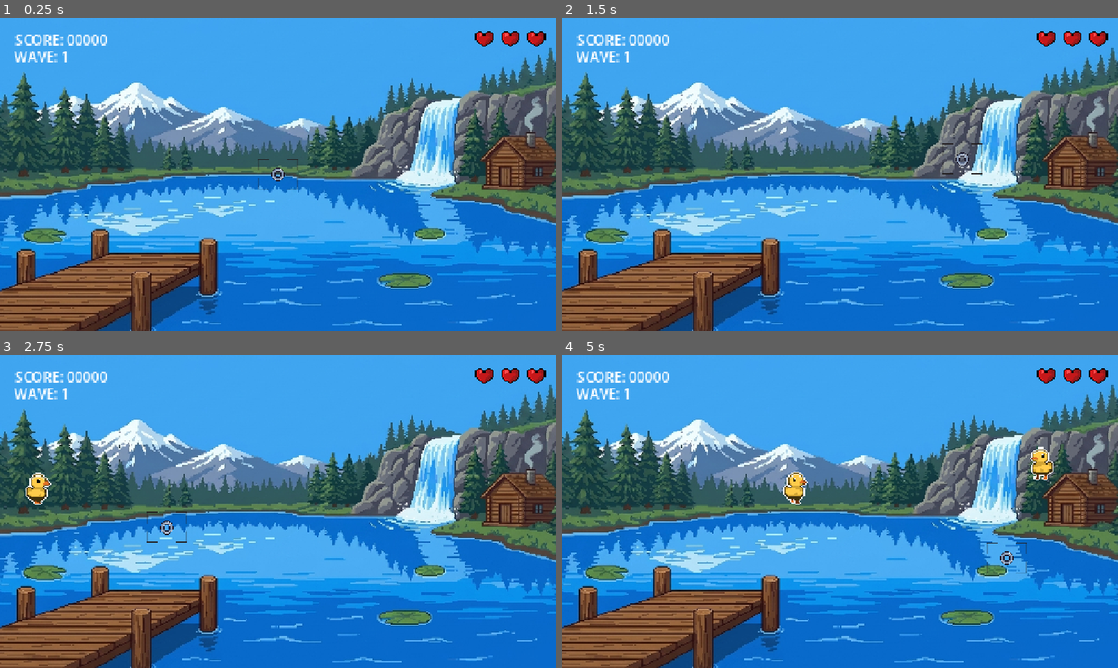
Above: before the commit, frames 1-4 (two rows, left to right).
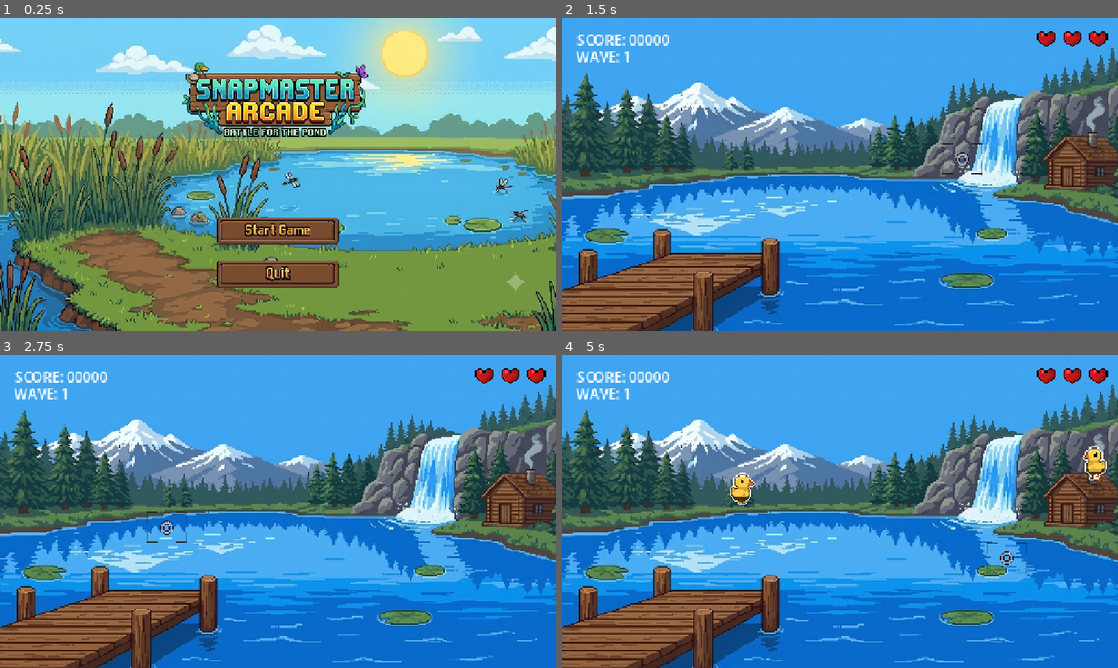
Above: after the commit, the same moments.

Repository: ultra-dot/Snapmaster-Arcade
Game: Godot game, scene res://Scenes/MainMenu.tscn
Same seed, same stepped clock (60 frames per second), same inputs: the game is played once before the commit and once after it. Before the commit the project starts from res://Scenes/Main.tscn.
Inputs (mouse positions are in pixels of both pictures, inside the frame that each line leads up to):
- Up to frame 1 (0.25 s): no input
- Up to frame 2 (1.5 s): click (840, 230) at 0.52 s; tap Enter at 1.25 s; move the mouse to (962, 158) at 1.27 s; press the mouse at (962, 158) at 1.28 s
- Up to frame 3 (2.75 s): tap Space at 2 s; move the mouse to (166, 527) at 2.02 s; release the mouse at (166, 527) at 2.03 s; click (166, 527) at 2.1 s
- Up to frame 4 (5 s): move the mouse to (895, 442) at 2.77 s; press the mouse at (895, 442) at 2.78 s; move the mouse to (812, 574) at 3.52 s; release the mouse at (812, 574) at 3.53 s; click (812, 574) at 3.6 s; move the mouse to (1006, 558) at 4.27 s; press the mouse at (1006, 558) at 4.28 s

The runs differ from the first frame. In frame 1, 95% of the frame differs, in the area x 0-100%, y 0-100%; in frame 2, nothing differs; in frame 3, 0.3%; in frame 4, 1.3%.

Commit message:
main menu

Diff:
--- a/Scenes/Main.tscn
+++ b/Scenes/Main.tscn
@@ -90,6 +90,7 @@
 text = "Play Again"
 
 [node name="EduCard" type="TextureRect" parent="HUD" unique_id=1148050499]
+visible = false
 anchors_preset = 8
 anchor_left = 0.5
 anchor_top = 0.5
--- /dev/null
+++ b/Scenes/MainMenu.tscn
@@ -0,0 +1,62 @@
+[gd_scene load_steps=6 format=3]
+
+[ext_resource type="Script" path="res://scripts/MainMenu.gd" id="1_abc12"]
+[ext_resource type="Texture2D" path="res://assets/background/mainmenu.png" id="2_bg"]
+[ext_resource type="Texture2D" path="res://assets/buttons/startgame_button.png" id="3_start"]
+[ext_resource type="Texture2D" path="res://assets/buttons/quit_button.png" id="4_quit"]
+[ext_resource type="Texture2D" path="res://assets/buttons/logo.png" id="5_logo"]
+
+[node name="MainMenu" type="Control"]
+layout_mode = 3
+anchors_preset = 15
+anchor_right = 1.0
+anchor_bottom = 1.0
+grow_horizontal = 2
+grow_vertical = 2
+script = ExtResource("1_abc12")
+
+[node name="Background" type="TextureRect" parent="."]
+layout_mode = 1
+anchors_preset = 15
+anchor_right = 1.0
+anchor_bottom = 1.0
+grow_horizontal = 2
+grow_vertical = 2
+texture = ExtResource("2_bg")
+expand_mode = 1
+stretch_mode = 6
+
+[node name="Logo" type="TextureRect" parent="."]
+layout_mode = 0
+offset_left = 340.0
+offset_top = 50.0
+offset_right = 940.0
+offset_bottom = 350.0
+texture = ExtResource("5_logo")
+expand_mode = 1
+stretch_mode = 5
+
+[node name="PlayButton" type="TextureButton" parent="."]
+layout_mode = 0
+offset_left = 500.0
+offset_top = 450.0
+offset_right = 780.0
+offset_bottom = 530.0
+pivot_offset = Vector2(140, 40)
+texture_normal = ExtResource("3_start")
+ignore_texture_size = true
+stretch_mode = 5
+
+[node name="QuitButton" type="TextureButton" parent="."]
+layout_mode = 0
+offset_left = 500.0
+offset_top = 550.0
+offset_right = 780.0
+offset_bottom = 630.0
+pivot_offset = Vector2(140, 40)
+texture_normal = ExtResource("4_quit")
+ignore_texture_size = true
+stretch_mode = 5
+
+[connection signal="pressed" from="PlayButton" to="." method="_on_play_button_pressed"]
+[connection signal="pressed" from="QuitButton" to="." method="_on_quit_button_pressed"]
--- /dev/null
+++ b/Scenes/Slime.tscn
@@ -0,0 +1,64 @@
+[gd_scene format=3 uid="uid://bjpfs4ilg8u2d"]
+
+[ext_resource type="Script" uid="uid://bavuxbyhpdwnk" path="res://scripts/Duck.gd" id="1_p1xxi"]
+[ext_resource type="Texture2D" uid="uid://bieevs42a0gs8" path="res://assets/spr_slime_move_1.png" id="2_p1xxi"]
+
+[sub_resource type="AtlasTexture" id="AtlasTexture_7yyg5"]
+atlas = ExtResource("2_p1xxi")
+region = Rect2(0, 0, 48, 48)
+
+[sub_resource type="AtlasTexture" id="AtlasTexture_xsyo3"]
+atlas = ExtResource("2_p1xxi")
+region = Rect2(48, 0, 48, 48)
+
+[sub_resource type="AtlasTexture" id="AtlasTexture_oi5nh"]
+atlas = ExtResource("2_p1xxi")
+region = Rect2(96, 0, 48, 48)
+
+[sub_resource type="AtlasTexture" id="AtlasTexture_qmdr4"]
+atlas = ExtResource("2_p1xxi")
+region = Rect2(144, 0, 48, 48)
+
+[sub_resource type="SpriteFrames" id="SpriteFrames_enhka"]
+animations = [{
+"frames": [{
+"duration": 1.0,
+"texture": SubResource("AtlasTexture_7yyg5")
+}, {
+"duration": 1.0,
+"texture": SubResource("AtlasTexture_xsyo3")
+}, {
+"duration": 1.0,
+"texture": SubResource("AtlasTexture_oi5nh")
+}, {
+"duration": 1.0,
+"texture": SubResource("AtlasTexture_qmdr4")
+}],
+"loop": true,
+"name": &"default",
+"speed": 5.0
+}]
+
+[sub_resource type="CircleShape2D" id="CircleShape2D_rvkc3"]
+radius = 8.0
+
+[node name="Slime" type="Area2D" unique_id=637575940]
+scale = Vector2(3, 3)
+script = ExtResource("1_p1xxi")
+
+[node name="AnimatedSprite2D" type="AnimatedSprite2D" parent="." unique_id=337613725]
+position = Vector2(-0.3333333, -4.666667)
+scale = Vector2(1.298611, 1.298611)
+sprite_frames = SubResource("SpriteFrames_enhka")
+autoplay = "default"
+frame_progress = 0.62225085
+
+[node name="CollisionShape2D" type="CollisionShape2D" parent="." unique_id=2034407825]
+position = Vector2(-0.33333588, 0)
+shape = SubResource("CircleShape2D_rvkc3")
+
+[node name="VisibleOnScreenNotifier2D" type="VisibleOnScreenNotifier2D" parent="." unique_id=1759359874]
+position = Vector2(0.33333334, 0.66666687)
+rect = Rect2(-9, -11, 16, 19)
+
+[connection signal="screen_exited" from="VisibleOnScreenNotifier2D" to="." method="_on_visible_on_screen_notifier_2d_screen_exited"]
--- a/project.godot
+++ b/project.godot
@@ -10,7 +10,7 @@
 
 [application]
 
-run/main_scene="uid://cf4josvlj3d2h"
+run/main_scene="res://Scenes/MainMenu.tscn"
 config/features=PackedStringArray("4.6", "Forward Plus")
 config/icon="res://icon.svg"
 
--- a/scripts/MainMenu.gd
+++ b/scripts/MainMenu.gd
@@ -1,4 +1,13 @@
 extends Control
+
+@onready var play_button = $PlayButton
+@onready var quit_button = $QuitButton
+
+func _ready():
+	# Tambahin efek ke tombol Play
+	_add_button_effects(play_button)
+	# Tambahin efek ke tombol Quit
+	_add_button_effects(quit_button)
 
 # Pindah ke layar permainan
 func _on_play_button_pressed():
@@ -7,3 +16,35 @@
 # Keluar dari game
 func _on_quit_button_pressed():
 	get_tree().quit()
+
+# --- FUNGSI EFEK TOMBOL OTOMATIS ---
+func _add_button_effects(btn: TextureButton):
+	if not btn: return
+
+	# Efek pas mouse masuk (Hover)
+	btn.mouse_entered.connect(func():
+		var tween = create_tween()
+		tween.tween_property(btn, "scale", Vector2(1.1, 1.1), 0.1) # Membesar
+		tween.parallel().tween_property(btn, "modulate", Color(1.2, 1.2, 1.2), 0.1) # Agak terang
+	)
+
+	# Efek pas mouse keluar
+	btn.mouse_exited.connect(func():
+		var tween = create_tween()
+		tween.tween_property(btn, "scale", Vector2(1.0, 1.0), 0.1) # Balik normal
+		tween.parallel().tween_property(btn, "modulate", Color(1.0, 1.0, 1.0), 0.1) # Warna normal
+	)
+
+	# Efek pas tombol ditekan (Clicked)
+	btn.button_down.connect(func():
+		var tween = create_tween()
+		tween.tween_property(btn, "scale", Vector2(0.9, 0.9), 0.05) # Mengecil
+		tween.parallel().tween_property(btn, "modulate", Color(0.8, 0.8, 0.8), 0.05) # Agak gelap
+	)
+
+	# Efek pas tombol dilepas
+	btn.button_up.connect(func():
+		var tween = create_tween()
+		tween.tween_property(btn, "scale", Vector2(1.1, 1.1), 0.1) # Balik ke ukuran hover
+		tween.parallel().tween_property(btn, "modulate", Color(1.2, 1.2, 1.2), 0.1)
+	)
Binary file added: assets/background/mainmenu.png
Not shown, added: assets/background/mainmenu.png.import
Binary file added: assets/buttons/continue_button.png
Not shown, added: assets/buttons/continue_button.png.import
Binary file added: assets/buttons/game over_logo.png
Not shown, added: assets/buttons/game over_logo.png.import
Binary file added: assets/buttons/home_button.png
Not shown, added: assets/buttons/home_button.png.import
Binary file added: assets/buttons/logo.png
Not shown, added: assets/buttons/logo.png.import
Binary file added: assets/buttons/menu_button.png
Not shown, added: assets/buttons/menu_button.png.import
(and 10 more such lines)
